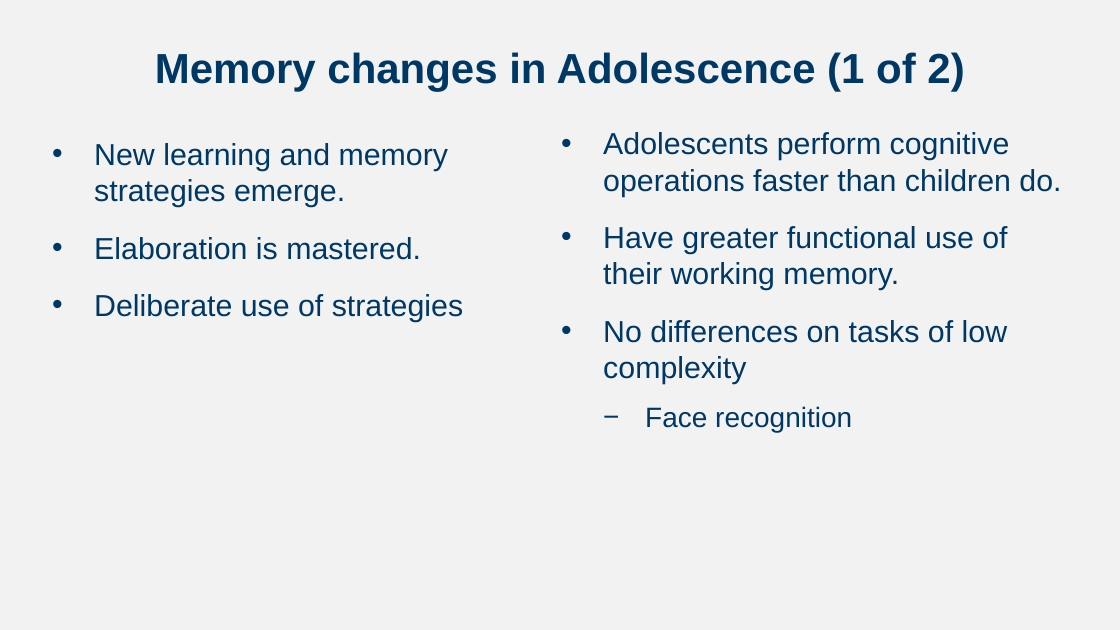
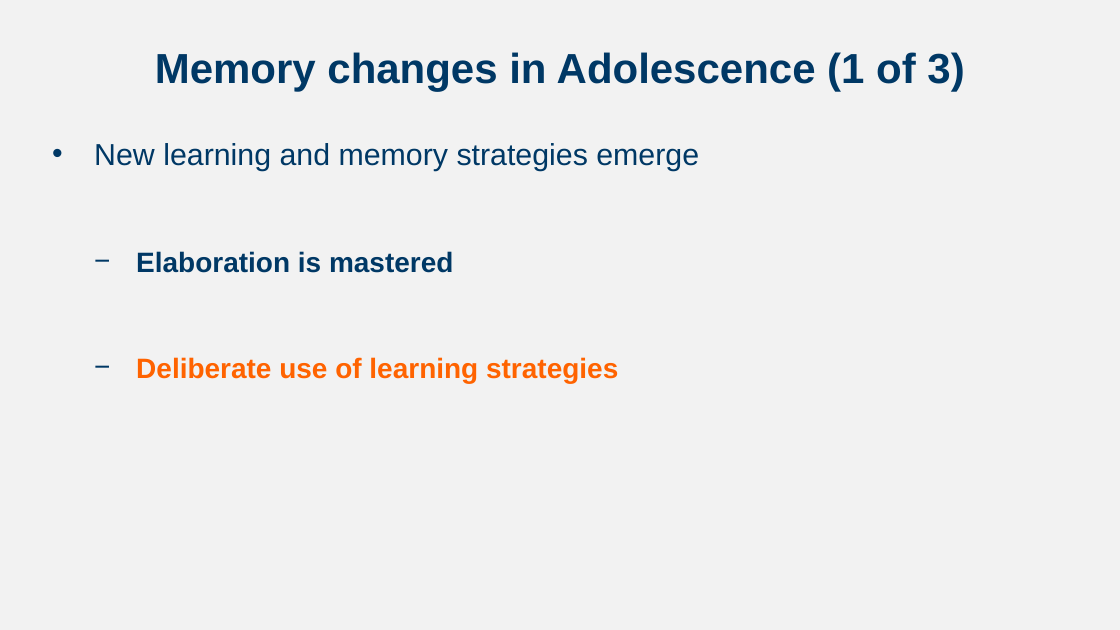
Before and after one commit to npm27/Teaching-Materials, a slide deck: slide 38 of Developmental Spring 24/Slides/Chapter 7.pptx (slide 21 before the commit). Drawn at 1120x630 pixels with LibreOffice and Linux fonts; fonts in the diff are those of the drawing. Boxes give left, top, right and bottom in pixels: in the first picture for what was removed or moved away, otherwise in the second. Text is boxed around its words. In the diff, an @@ line names an element or a change of style, - is before the commit and + after.

Commit message:
Dev S24 Slides

```diff
--- a/Developmental Spring 24/Slides/Chapter 7.pptx
+++ b/Developmental Spring 24/Slides/Chapter 7.pptx
@@ title at (x1=155, y1=52, x2=964, y2=92): text changed @@
-Memory changes in Adolescence (1 of 2)
+Memory changes in Adolescence (1 of 3)
@@ text at (x1=94, y1=143, x2=699, y2=383): text changed; size 26 to 24 pt; bold on @@
-• New learning and memory strategies emerge.
-• Elaboration is mastered.
-• Deliberate use of strategies
+• New learning and memory strategies emerge
+  − Elaboration is mastered
+  − Deliberate use of learning strategies
@@ text removed at (x1=603, y1=132, x2=1061, y2=432) @@
-• Adolescents perform cognitive operations faster than children do.
-• Have greater functional use of their working memory.
-• No differences on tasks of low complexity
-  − Face recognition
```
Also in this commit, not shown: 20 other slides changed, 18 slides added, 16 other files.
